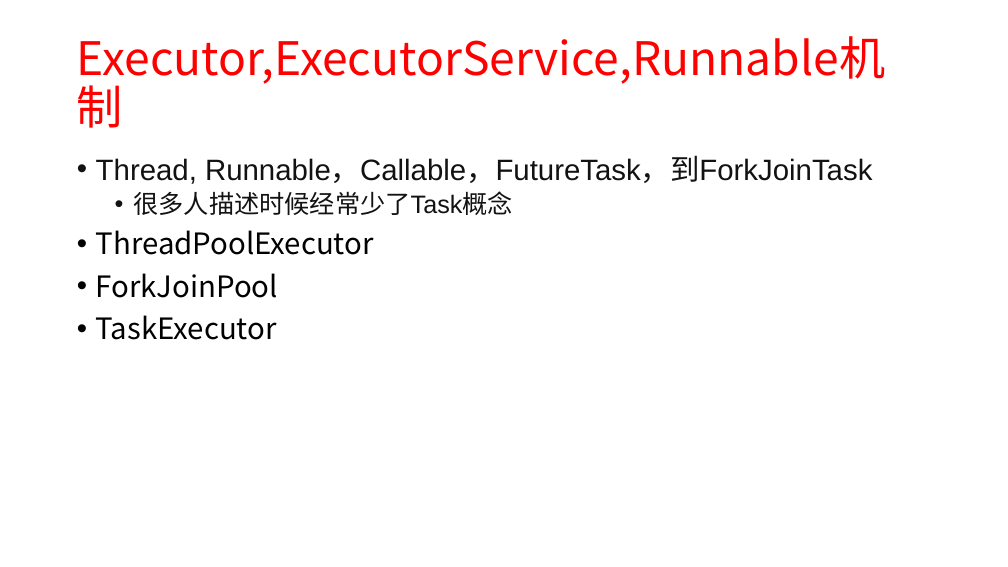
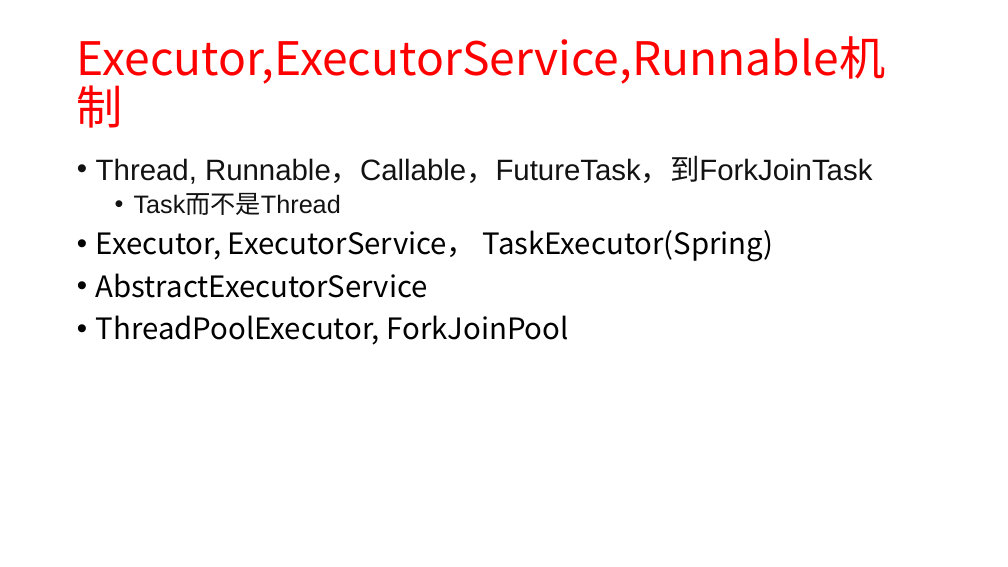
Before and after one commit to xiaozhiliaoo/my-slides, a slide deck: slide 40 of prepare/从crud, pattern, ooad到ddd-软件设计启示.pptx (slide 34 before the commit). Drawn at 1008x567 pixels with LibreOffice and Linux fonts; fonts in the diff are those of the drawing. Boxes give left, top, right and bottom in pixels: in the first picture for what was removed or moved away, otherwise in the second. Text is boxed around its words. In the diff, an @@ line names an element or a change of style, - is before the commit and + after.

```diff
--- a/prepare/从crud, pattern, ooad到ddd-软件设计启示.pptx
+++ b/prepare/从crud, pattern, ooad到ddd-软件设计启示.pptx
@@ text at <box>96,193,774,345</box>: text changed @@
-  • 很多人描述时候经常少了Task概念
-• ThreadPoolExecutor
-• ForkJoinPool
-• TaskExecutor
+  • Task而不是Thread
+• Executor, ExecutorService， TaskExecutor(Spring)
+• AbstractExecutorService
+• ThreadPoolExecutor, ForkJoinPool
```
Also in this commit, not shown: 27 other slides changed, 7 slides added, 1 slide removed, 9 other files.
